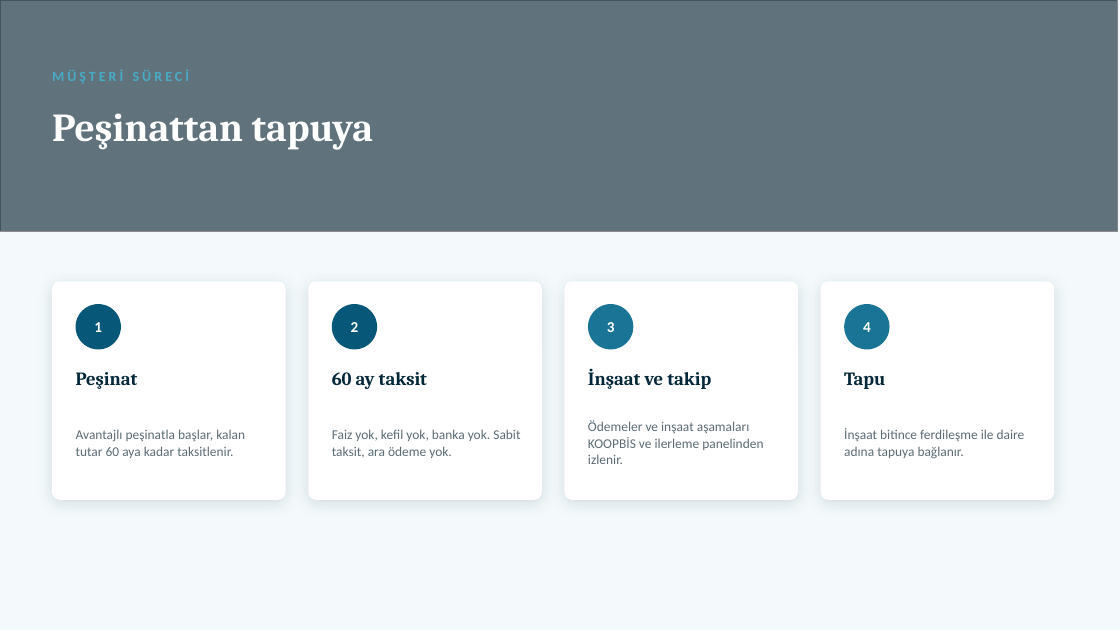
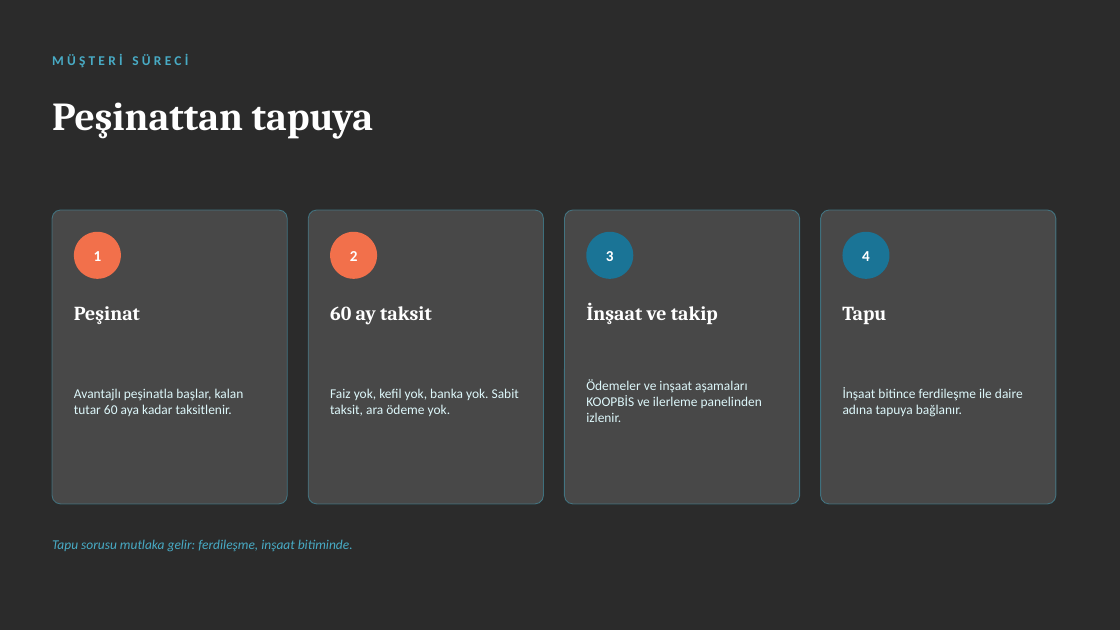
Before and after one commit to gitemreee/miaparkocean, a slide deck: slide 14 of sunum/MIA-PARK-OCEAN-Lansman-Sunumu.pptx. Drawn at 1120x630 pixels with LibreOffice and Linux fonts; fonts in the diff are those of the drawing; grey boxes stand for pictures; background and template pictures are left out; a plain dark background stands for a picture behind light text. Boxes give left, top, right and bottom in pixels: in the first picture for what was removed or moved away, otherwise in the second. Text is boxed around its words. In the diff, an @@ line names an element or a change of style, - is before the commit and + after.

```diff
--- a/sunum/MIA-PARK-OCEAN-Lansman-Sunumu.pptx
+++ b/sunum/MIA-PARK-OCEAN-Lansman-Sunumu.pptx
@@ background #F4FAFC to picture (left out) @@
@@ picture removed at (x1=0, y1=0, x2=1117, y2=231) @@
@@ rectangle removed at (x1=0, y1=0, x2=1117, y2=231) @@
@@ text added at (x1=52, y1=54, x2=188, y2=67), 11.5 pt, text #48ABC5, bold @@
+MÜŞTERİ SÜRECİ
@@ text "Peşinattan tapuya" moved from (x1=52, y1=113, x2=374, y2=150) to (x1=52, y1=102, x2=374, y2=139) @@
@@ rounded rectangle resized from (x1=52, y1=281, x2=286, y2=500) to (x1=52, y1=210, x2=287, y2=504) @@
@@ ellipse at (x1=74, y1=232, x2=121, y2=279): fill #075878 to #F2704B @@
@@ fill #FFFFFF to #FFFFFF at 14% opacity; outline none to #48ABC5 0.75 pt; shadow off; proportions changed in 4 elements at (x1=565, y1=210, x2=800, y2=504), (x1=821, y1=210, x2=1056, y2=504), (x1=52, y1=210, x2=287, y2=504), (x1=308, y1=210, x2=544, y2=504) @@
@@ rounded rectangle resized from (x1=308, y1=281, x2=542, y2=500) to (x1=308, y1=210, x2=544, y2=504) @@
@@ 4 texts, 4 ellipses moved together from (x1=76, y1=304, x2=890, y2=350) to (x1=74, y1=232, x2=890, y2=279) @@
@@ ellipse at (x1=330, y1=232, x2=377, y2=279): fill #075878 to #F2704B @@
@@ rounded rectangle resized from (x1=565, y1=281, x2=798, y2=500) to (x1=565, y1=210, x2=800, y2=504) @@
@@ rounded rectangle resized from (x1=821, y1=281, x2=1054, y2=500) to (x1=821, y1=210, x2=1056, y2=504) @@
@@ 4 texts moved together from (x1=76, y1=368, x2=885, y2=389) to (x1=74, y1=303, x2=886, y2=325) @@
@@ size 16 to 17 pt, text colour #04283A to #FFFFFF in 4 elements at (x1=74, y1=306, x2=140, y2=324), (x1=330, y1=306, x2=432, y2=325), (x1=586, y1=303, x2=718, y2=324), (x1=842, y1=306, x2=886, y2=324) @@
@@ text "Avantajlı peşinatla başlar, kalan tutar ..." moved from (x1=76, y1=429, x2=245, y2=458) to (x1=74, y1=388, x2=244, y2=416) @@
@@ text "Faiz yok, kefil yok, banka ..." moved from (x1=332, y1=429, x2=520, y2=458) to (x1=330, y1=388, x2=519, y2=416) @@
@@ text "Ödemeler ve inşaat aşamaları KOOPBİS ..." moved from (x1=588, y1=420, x2=763, y2=464) to (x1=586, y1=379, x2=762, y2=422) @@
@@ text colour #5B6C75 to #DDF7FA in 4 elements at (x1=74, y1=388, x2=244, y2=416), (x1=330, y1=388, x2=519, y2=416), (x1=586, y1=379, x2=762, y2=422), (x1=843, y1=387, x2=1023, y2=417) @@
@@ text "İnşaat bitince ferdileşme ile daire ..." moved from (x1=844, y1=428, x2=1025, y2=459) to (x1=843, y1=387, x2=1023, y2=417) @@
@@ text added at (x1=52, y1=539, x2=353, y2=551), 11.5 pt, text #48ABC5, italic @@
+Tapu sorusu mutlaka gelir: ferdileşme, inşaat bitiminde.
```
Also in this commit, not shown: 14 other slides changed, 53 other files.
